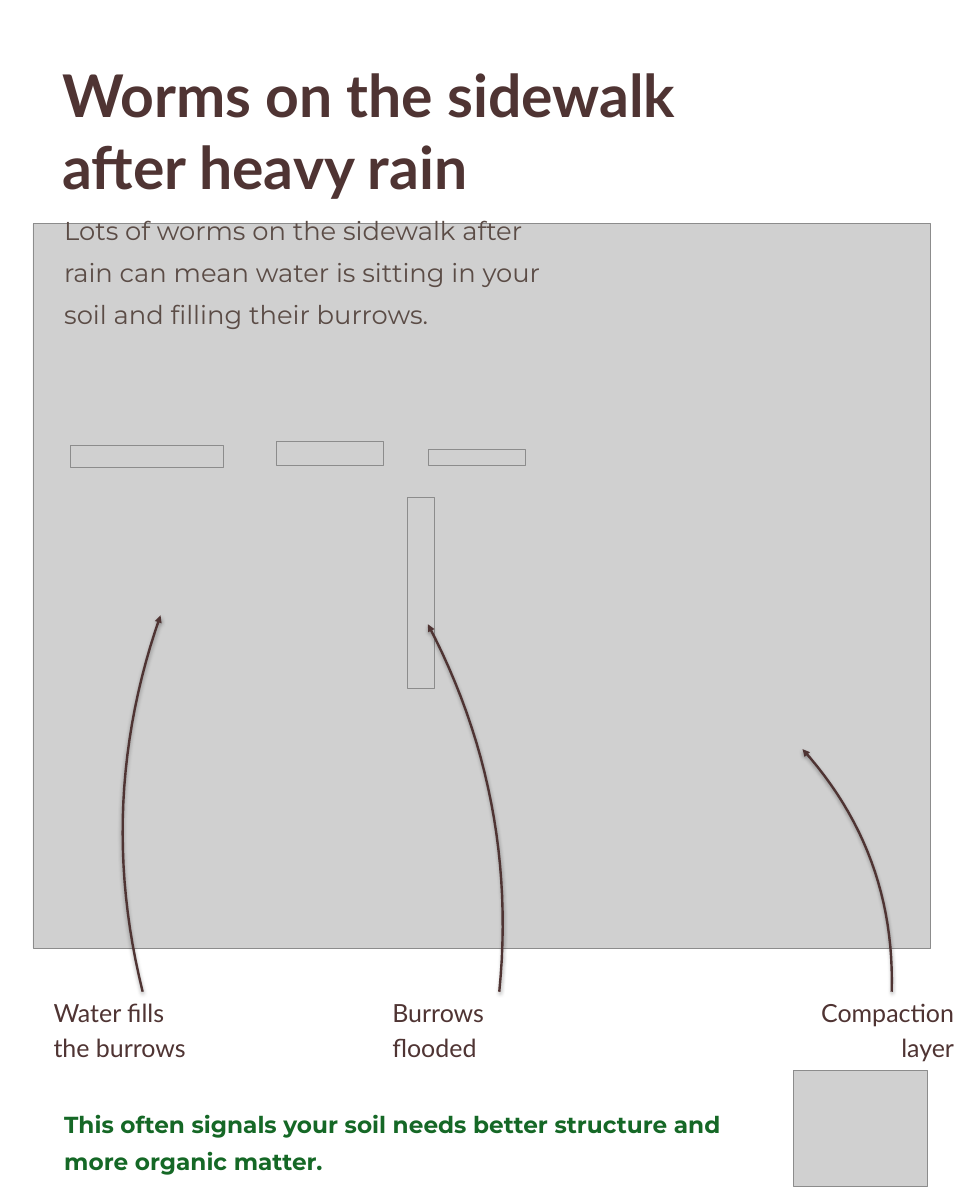
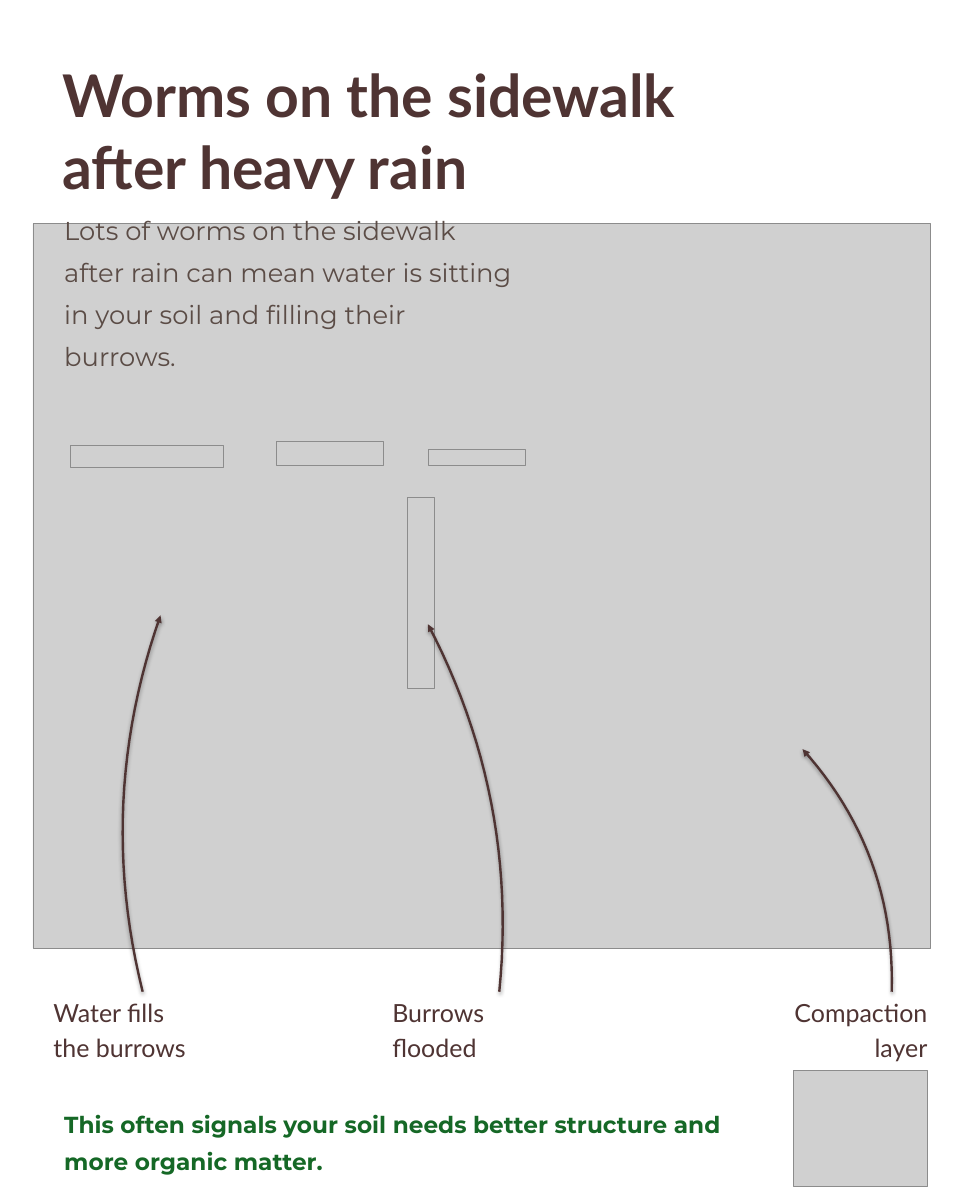
Before and after one commit to linneamoritznyc/final-SFWsite-Linnea, a slide deck: slide 3 of social/earthworm-day-2026-10-21/21-10-2026-wed-ig-earthworm-jar.pptx. Drawn at 963x1204 pixels with LibreOffice and Linux fonts; fonts in the diff are those of the drawing; grey boxes stand for pictures. Boxes give left, top, right and bottom in pixels: in the first picture for what was removed or moved away, otherwise in the second. Text is boxed around its words. In the diff, an @@ line names an element or a change of style, - is before the commit and + after.

```diff
--- a/social/earthworm-day-2026-10-21/21-10-2026-wed-ig-earthworm-jar.pptx
+++ b/social/earthworm-day-2026-10-21/21-10-2026-wed-ig-earthworm-jar.pptx
@@ text at <box>64,215,511,366</box>: text changed @@
-Lots of worms on the sidewalk after rain can mean water is sitting in your soil and filling their burrows.
+Lots of worms on the sidewalk
+after rain can mean water is sitting
+in your soil and filling their
+burrows.
@@ text "Compaction": place and size @@
-text "Compaction" at <box>821,1004,954,1062</box>
+text "Compaction" at <box>794,1003,928,1062</box>
```
Also in this commit, not shown: 6 other slides changed, 2 other files.
